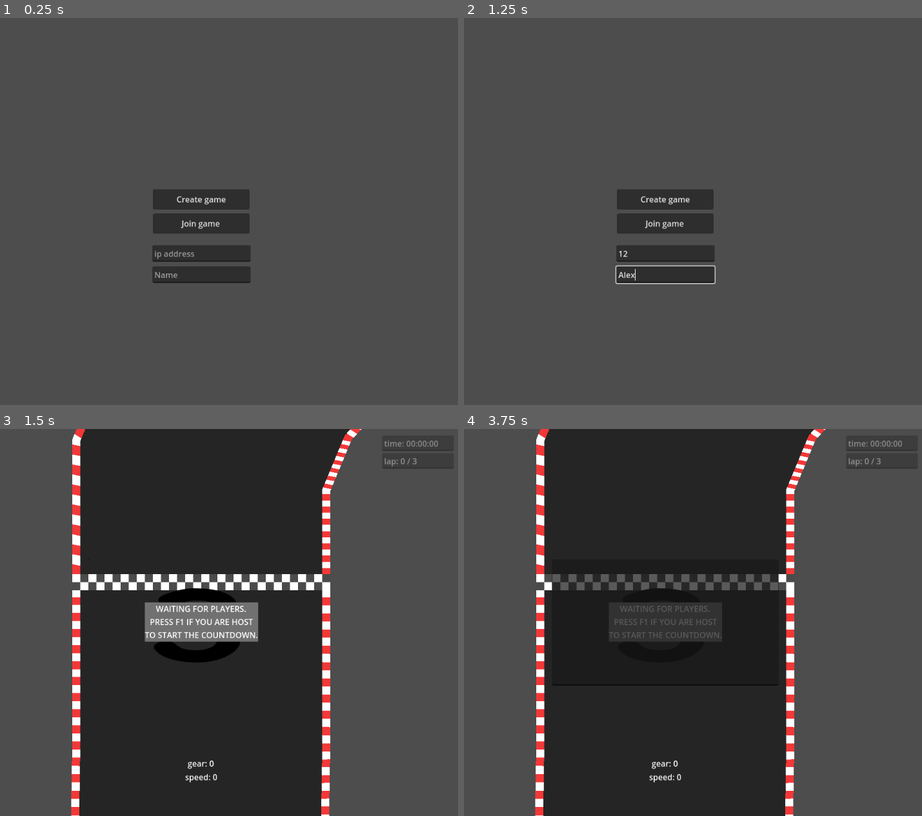
Above: before the commit, frames 1-4 (two rows, left to right).
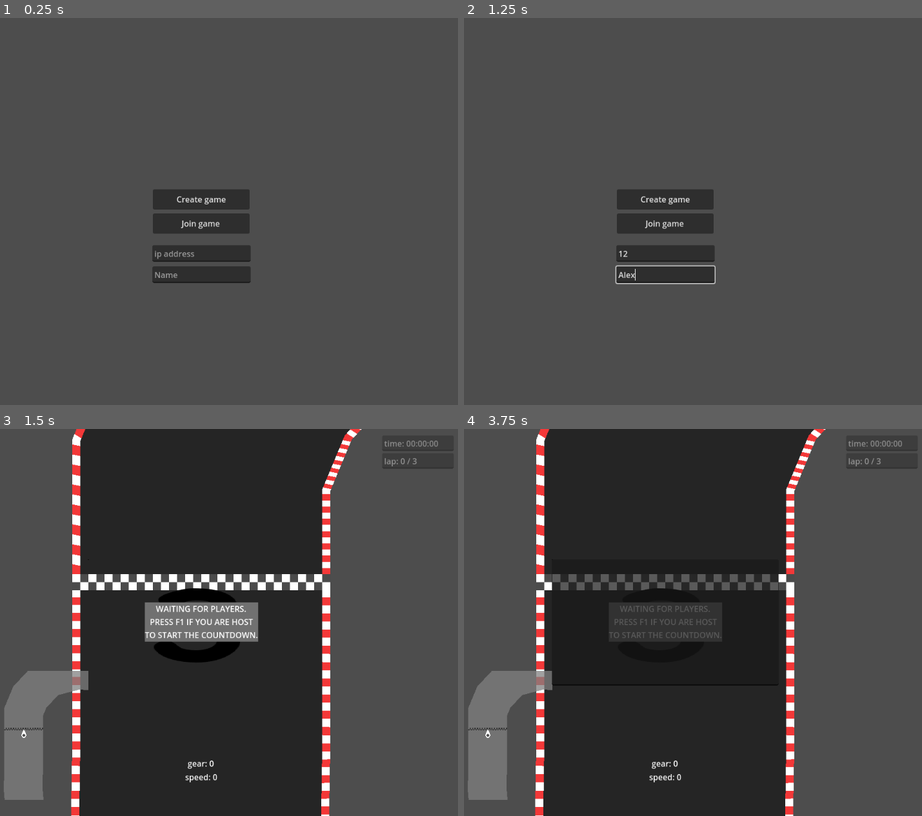
Above: after the commit, the same moments.

Repository: Tab-e-n/web-racing-game
Game: Godot game, scene res://menu.tscn
Two runs of this game, one before a commit and one after it. Both use one fixed random seed, a clock stepped at 60 frames per second and the inputs below.
Inputs (mouse positions are in pixels of both pictures, inside the frame that each line leads up to):
- Up to frame 1 (0.25 s): no input
- Up to frame 2 (1.25 s): click (665, 254) at 0.52 s; type "12" at 0.6 s; click (665, 273) at 0.75 s; type "Alex" at 0.83 s
- Up to frame 3 (1.5 s): click "Create game" at 1.25 s
- Up to frame 4 (3.75 s): tap F at 2, 2.75, 3.5 s; hold Right (right) 2.03-2.78 s; hold Shift (shift) 2.03-2.78 s; hold Down (down) 2.78-3.53 s; tap Delete at 2.85 s; hold Right (right) from 3.53 s (still down); hold Tab from 3.53 s (still down)

Frames 1-2 are identical in both runs. In frame 3, 3.2% of the frame differs, in the area x 0-20%, y 62-96%; in frame 4, 3.2%.

Commit message:
Minimap

Diff:
--- /dev/null
+++ b/Scripts/minimap.gd
@@ -0,0 +1,80 @@
+extends Control
+
+
+var track : Node2D
+var racecar : Racecar
+var opponents : Node2D
+
+@onready var gameplay : Gameplay = get_parent().get_parent()
+
+
+func _ready():
+	var track_loader = gameplay.get_node("track_loader")
+	if track_loader == null:
+		print("ERROR: Minimap can't find the track.")
+		queue_free()
+		return
+
+	racecar = gameplay.get_node("Racecar")
+	if racecar == null:
+		print("ERROR: Minimap can't find the racecar.")
+		queue_free()
+		return
+
+	opponents = gameplay.get_node("opponent_visualizer")
+	if racecar == null:
+		print("ERROR: Minimap can't find the opponent_visualizer.")
+		queue_free()
+		return
+
+
+	track_loader.new_track_loaded.connect(_on_new_track_loaded)
+
+	$player.position = size / Vector2(2, 2)
+
+
+func _physics_process(_delta):
+	$track.position = -racecar.position * $track.scale + size / Vector2(2, 2)
+	$opponents.position = $track.position
+	$player.rotation = racecar.rotation
+
+	for op in opponents.get_children():
+		if not $opponents.has_node(NodePath(op.name)):
+			var new_op = Sprite2D.new()
+			new_op.name = op.name
+			new_op.texture = preload("res://Textures/ui/minimap_car.png")
+			new_op.offset.y = -3
+			new_op.self_modulate = Color.DARK_GRAY
+	for op in $opponents.get_children():
+		if not opponents.has_node(NodePath(op.name)):
+			op.queue_free()
+			continue
+		var linked_op = opponents.get_node(NodePath(op.name))
+		op.position = linked_op.position
+		op.rotation = linked_op.rotation
+
+
+func _on_new_track_loaded(new_track : Node2D):
+	track = new_track
+	for i in $track.get_children():
+		i.queue_free()
+	for node in track.get_children():
+		if node is Road or node is RoadWidthChange:
+			var road = Line2D.new()
+			road.rotation = node.rotation
+			road.position = node.position
+			road.scale = node.scale
+			road.points = node.points.duplicate()
+			road.width = node.width
+			road.width_curve = node.width_curve
+			$track.add_child(road)
+		if node is Finish:
+			var finish = Sprite2D.new()
+			finish.texture = preload("res://Textures/placeholder_finish.png") # CHANGE LATER
+			finish.rotation = node.rotation
+			finish.position = node.position
+			finish.scale = node.scale
+			finish.offset.y = 16
+			finish.region_enabled = true
+			finish.region_rect.size = Vector2(node.width, 32)
+			$track.add_child(finish)
--- a/Scripts/road.gd
+++ b/Scripts/road.gd
@@ -1,3 +1,4 @@
+class_name Road
 extends Line2D
 
 
--- a/Scripts/road_width_change.gd
+++ b/Scripts/road_width_change.gd
@@ -1,3 +1,4 @@
+class_name RoadWidthChange
 extends Line2D
 
 @export var width_end = 512
--- a/Scripts/track_loader.gd
+++ b/Scripts/track_loader.gd
@@ -1,4 +1,7 @@
 extends Node2D
+
+
+signal new_track_loaded(track)
 
 
 var current_track : Node2D = Node2D.new()
@@ -22,3 +25,5 @@
 		packed = load("res://Tracks/test_scene.tscn")
 	current_track = packed.instantiate()
 	add_child(current_track)
+
+	new_track_loaded.emit(current_track)
--- a/gameplay.tscn
+++ b/gameplay.tscn
@@ -7,6 +7,8 @@
 [ext_resource type="PackedScene" uid="uid://buw70a4g4fxay" path="res://Objects/camera.tscn" id="4_50n4o"]
 [ext_resource type="Texture2D" uid="uid://dbebh8lkvxccl" path="res://Textures/ui/countdown/3.png" id="6_f2n8t"]
 [ext_resource type="Texture2D" uid="uid://2b0bcrok4cvy" path="res://Textures/ui/on_finish_image.png" id="7_ta2gp"]
+[ext_resource type="Script" path="res://Scripts/minimap.gd" id="8_71xy8"]
+[ext_resource type="Texture2D" uid="uid://bjhwo2vfwr6ja" path="res://Textures/ui/minimap_car.png" id="9_ab43m"]
 
 [sub_resource type="StyleBoxFlat" id="StyleBoxFlat_vl44o"]
 bg_color = Color(0.443137, 0.443137, 0.443137, 1)
@@ -81,6 +83,34 @@
 layout_mode = 2
 text = "lap: 0 / 0"
 editable = false
+
+[node name="minimap" type="Control" parent="camera"]
+clip_contents = true
+layout_mode = 3
+anchors_preset = 0
+offset_left = -480.0
+offset_top = 96.0
+offset_right = -224.0
+offset_bottom = 352.0
+script = ExtResource("8_71xy8")
+
+[node name="track" type="Control" parent="camera/minimap"]
+modulate = Color(0.501961, 0.501961, 0.501961, 0.752941)
+layout_mode = 1
+anchors_preset = 15
+anchor_right = 1.0
+anchor_bottom = 1.0
+offset_right = -96.0
+offset_bottom = -96.0
+grow_horizontal = 2
+grow_vertical = 2
+scale = Vector2(0.15, 0.15)
+
+[node name="opponents" type="Node2D" parent="camera/minimap"]
+
+[node name="player" type="Sprite2D" parent="camera/minimap"]
+texture = ExtResource("9_ab43m")
+offset = Vector2(0, -3)
 
 [node name="temp" type="Label" parent="camera"]
 offset_left = -112.0
Binary file added: Textures/ui/minimap_car.png
Not shown, added: Textures/ui/minimap_car.png.import
Not shown: 1 places in gameplay.tscn that only renumber resources
